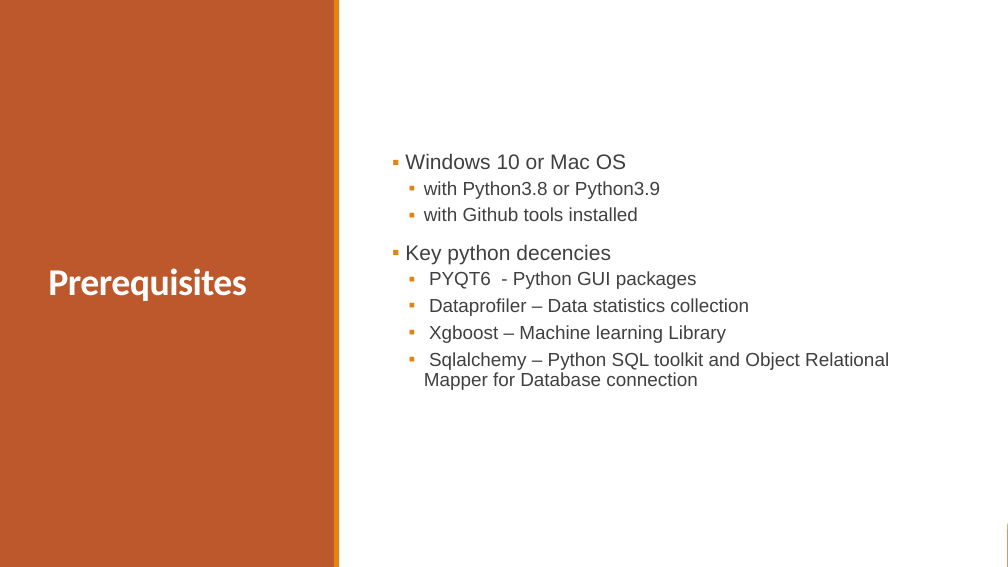
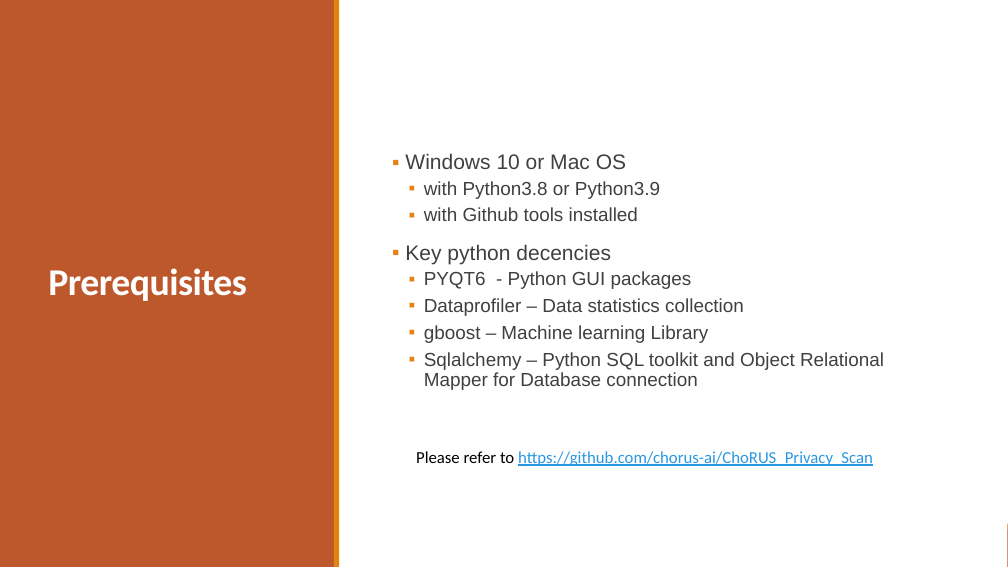
Before and after one commit to chorus-ai/privacy_scan_tool, a slide deck: slide 3 of De‑identifcation of Structured EHR Using Machine Learning.pptx. Drawn at 1008x567 pixels with LibreOffice and Linux fonts; fonts in the diff are those of the drawing. Boxes give left, top, right and bottom in pixels: in the first picture for what was removed or moved away, otherwise in the second. Text is boxed around its words. In the diff, an @@ line names an element or a change of style, - is before the commit and + after.

```diff
--- a/De‑identifcation of Structured EHR Using Machine Learning.pptx
+++ b/De‑identifcation of Structured EHR Using Machine Learning.pptx
@@ text at (424, 325, 709, 343): text changed @@
-  ▪ Xgboost – Machine learning Library
+  ▪ gboost – Machine learning Library
@@ text added at (416, 451, 873, 466), 16 pt, text #2998E3, underline @@
+  Please refer to https://github.com/chorus-ai/ChoRUS_Privacy_Scan
```
Also in this commit, not shown: 2 other slides changed.
